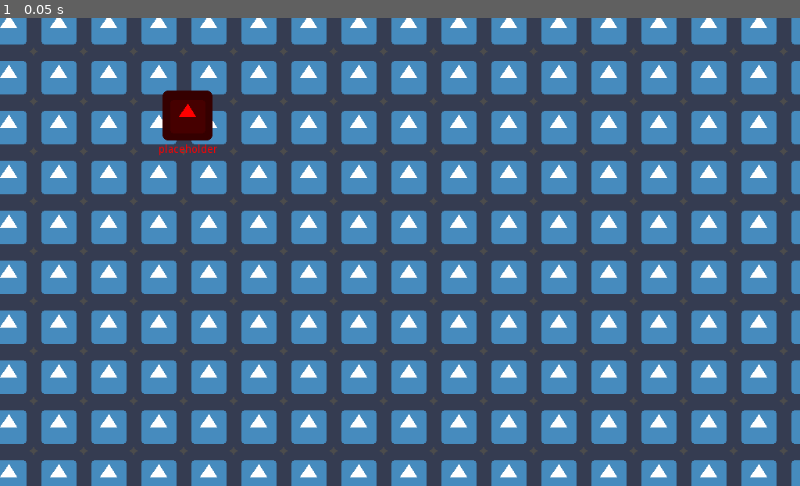
Above: before the commit, frame 1.
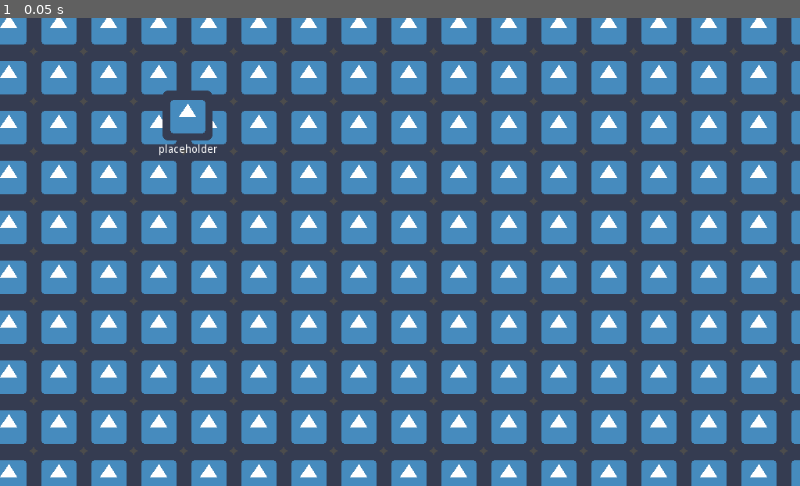
Above: after the commit, the same moment.

Repository: Warspiteful/catboy-typing
Game: Godot game, scene res://Main.tscn
The game is run twice, just before and just after one commit, with the same random seed, the same clock (stepped at 60 frames per second) and the same inputs. The engine's default icon, where the game draws it, is replaced by a stand-in: a white triangle on a blue panel in a dark square.
Inputs:
- Up to frame 1 (0.05 s): no input

The runs differ from the first frame. In frame 1, 0.8% of the frame differs, in the area x 19-28%, y 15-30%.

Commit message:
Created Colored Text to track index using bbCode

Diff:
--- a/catboy-project/Main.tscn
+++ b/catboy-project/Main.tscn
@@ -22,7 +22,6 @@
 [node name="EnemyContainer" type="Node2D" parent="."]
 
 [node name="Enemy" type="Sprite" parent="EnemyContainer"]
-modulate = Color( 1, 0, 0, 1 )
 position = Vector2( 240, 125 )
 texture = ExtResource( 1 )
 script = ExtResource( 3 )
--- a/catboy-project/Scripts/Enemy.gd
+++ b/catboy-project/Scripts/Enemy.gd
@@ -2,6 +2,22 @@
 
 onready var prompt = $RichTextLabel
 onready var prompt_text = prompt.text
-
+export (Color) var blue = Color("#4682b4")
+export (Color) var green = Color("#639765")
+export (Color) var red = Color("#a65455")
 func get_prompt() -> String:
 	return prompt.text
+
+func set_next_character(next_character_index : int):
+	var blue_text = get_bbcode_color_tag(blue) + prompt_text.substr(0,next_character_index) + get_bbcode_end_color_tag()
+	var green_text = get_bbcode_color_tag(green) + prompt_text.substr(next_character_index,1) + get_bbcode_end_color_tag()
+	var red_text = ""
+	if(next_character_index != prompt_text.length()):
+			red_text = get_bbcode_color_tag(red) + prompt_text.substr(next_character_index+1,prompt_text.length()-next_character_index+1) + get_bbcode_end_color_tag()
+	prompt.parse_bbcode("[center]" + blue_text + green_text + red_text + "[/center]")
+
+func get_bbcode_color_tag(color : Color) -> String:
+	return "[color=#" + color.to_html(false) + "]"
+
+func get_bbcode_end_color_tag() -> String:
+	return "[/color]"
--- a/catboy-project/Scripts/Main.gd
+++ b/catboy-project/Scripts/Main.gd
@@ -13,8 +13,9 @@
 
 		if next_char == typed_character:
 			active_enemy = enemy
-			print("Found New Enemy that starts with %s" %  next_char)
 			current_letter_index = 1
+			active_enemy.set_next_character(current_letter_index)
+			return
 
 func _input(event: InputEvent) -> void:
 	if event is InputEventKey and not event.is_pressed():
@@ -31,6 +32,7 @@
 			if key_typed == next_char:
 				print("successfully typed %s " % key_typed)
 				current_letter_index += 1
+				active_enemy.set_next_character(current_letter_index)
 				if current_letter_index == prompt.length()-1:
 					print("Killed Enemy!")
 					current_letter_index = -1
